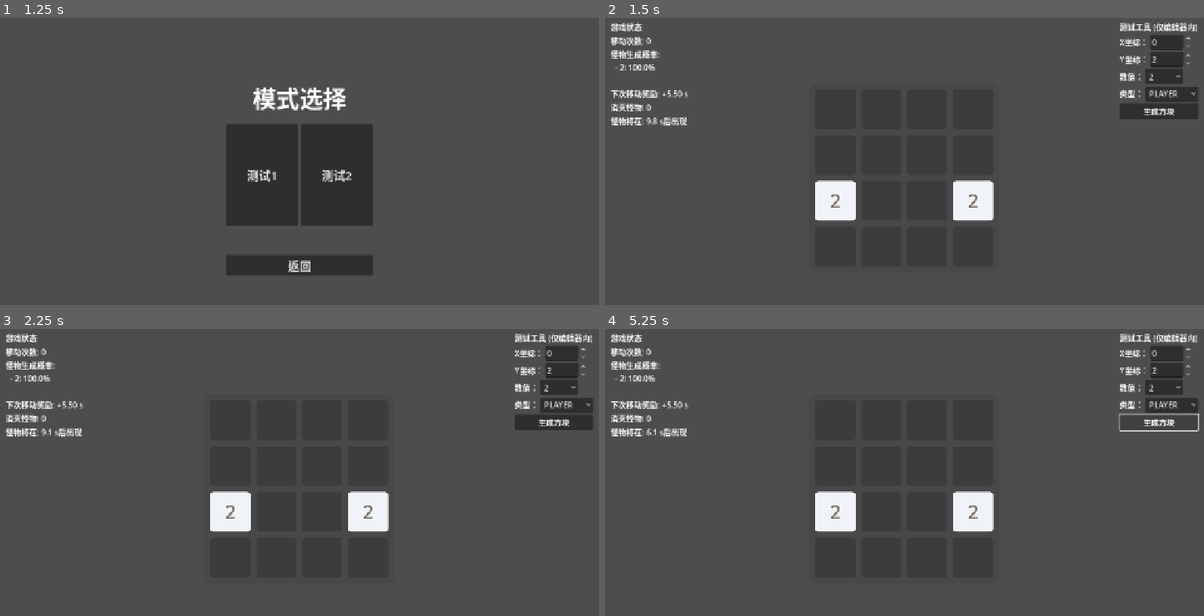
Above: before the commit, frames 1-4 (two rows, left to right).
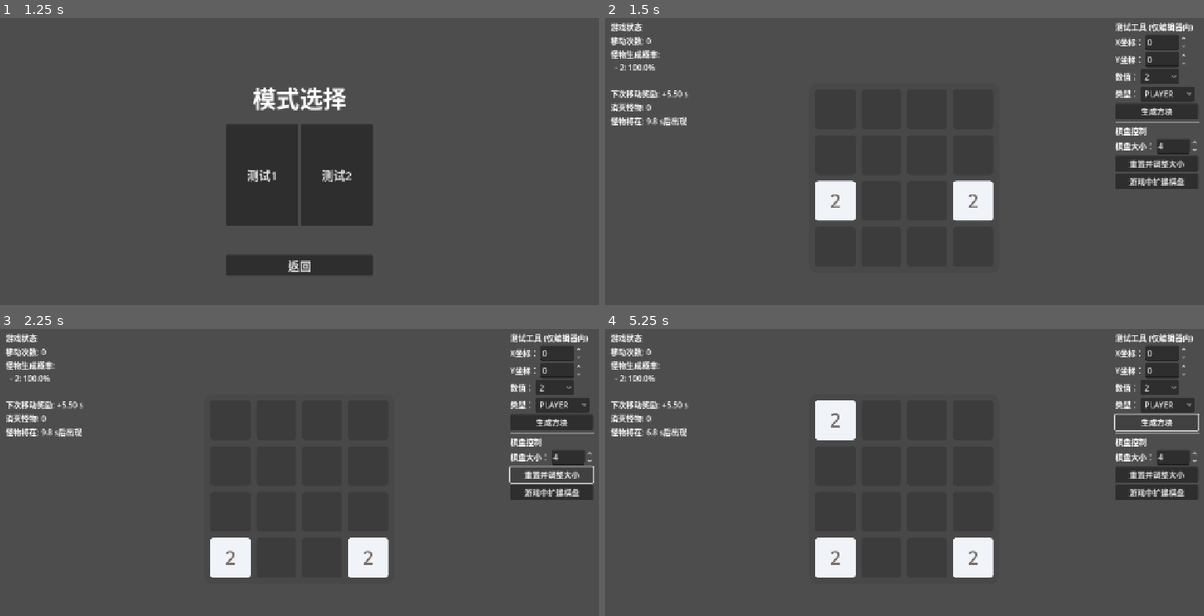
Above: after the commit, the same moments.

Repository: C76GN/2048-all-in-one
Game: Godot game, scene res://scenes/main_menu.tscn
Two runs of this game, one before a commit and one after it. Both use one fixed random seed, a clock stepped at 60 frames per second and the inputs below.
Inputs (mouse positions are in pixels of both pictures, inside the frame that each line leads up to):
- Up to frame 1 (1.25 s): click "开始游戏" at 0.5 s
- Up to frame 2 (1.5 s): click "测试1" at 1.25 s
- Up to frame 3 (2.25 s): click (551, 475) at 2 s, where only the run after the commit has a clickable "重置并调整大小"
- Up to frame 4 (5.25 s): click (1156, 492) at 2.75 s, where only the run after the commit has a clickable "游戏中扩建棋盘"; click "2" at 3.5 s; click "PLAYER" at 4.25 s; click "生成方块" at 5 s

Frame 1 is identical in both runs. In frame 2, 3.1% of the frame differs, in the area x 85-100%, y 1-60%; in frame 3, 6.7%; in frame 4, 7.9%, in the area x 7-100%, y 1-87%.

Commit message:
Add board resizing and expansion controls
Introduces UI controls and logic for resizing and expanding the game board during runtime. Refactors board size handling to use a variable grid size, adds related signals and handlers, and updates test panel and game mode scripts to support these new features. Improves flexibility for testing and debugging by allowing dynamic board size changes.

Diff:
--- a/scenes/test_panel.tscn
+++ b/scenes/test_panel.tscn
@@ -38,9 +38,7 @@
 [node name="PosYSpinBox" type="SpinBox" parent="HBoxContainer2"]
 unique_name_in_owner = true
 layout_mode = 2
-min_value = 2.0
-value = 2.0
-allow_greater = true
+max_value = 3.0
 
 [node name="HBoxContainer3" type="HBoxContainer" parent="."]
 layout_mode = 2
@@ -74,3 +72,35 @@
 unique_name_in_owner = true
 layout_mode = 2
 text = "生成方块"
+
+[node name="HSeparator" type="HSeparator" parent="."]
+layout_mode = 2
+
+[node name="Label" type="Label" parent="."]
+layout_mode = 2
+text = "棋盘控制"
+
+[node name="HBoxContainer5" type="HBoxContainer" parent="."]
+layout_mode = 2
+alignment = 1
+
+[node name="Label" type="Label" parent="HBoxContainer5"]
+layout_mode = 2
+text = "棋盘大小："
+
+[node name="GridSizeSpinBox" type="SpinBox" parent="HBoxContainer5"]
+unique_name_in_owner = true
+layout_mode = 2
+min_value = 3.0
+max_value = 25.0
+value = 4.0
+
+[node name="ResetResizeButton" type="Button" parent="."]
+unique_name_in_owner = true
+layout_mode = 2
+text = "重置并调整大小"
+
+[node name="LiveExpandButton" type="Button" parent="."]
+unique_name_in_owner = true
+layout_mode = 2
+text = "游戏中扩建棋盘"
--- a/scripts/game_board.gd
+++ b/scripts/game_board.gd
@@ -14,14 +14,14 @@
 signal game_lost
 ## 当一个怪物被消灭时（无论是战斗胜利还是同归于尽）发出。
 signal monster_killed
+## 当棋盘完成重置或扩建后发出，传递新的尺寸。
+signal board_resized(new_grid_size)
 
 # --- 常量与预加载资源 ---
 
 # 预加载方块场景，用于在运行时动态实例化。
 const TileScene = preload("res://scenes/tile.tscn")
 
-# 棋盘的尺寸（4x4）。
-const GRID_SIZE: int = 4
 # 每个单元格的像素尺寸。
 const CELL_SIZE: int = 100
 # 单元格之间的间距。
@@ -31,6 +31,8 @@
 
 # --- 核心数据 ---
 
+# 棋盘的尺寸
+var grid_size: int = 4
 # 二维数组，用于存储棋盘上所有方块节点的引用。'null'代表空格。
 var grid = []
 # 防止在窗口大小改变时重复初始化棋盘。
@@ -43,18 +45,16 @@
 # 棋盘容器，所有方块节点的父节点，方便统一管理和定位。
 @onready var board_container: Node2D = $BoardContainer
 
+# --- Godot 生命周期函数 ---
+
 ## Godot生命周期函数：当节点进入场景树时调用。
 func _ready() -> void:
-	# 初始化网格数据结构。
-	_initialize_grid()
-
 	# 连接 resized 信号，当本控件尺寸变化时更新内部布局。
 	resized.connect(_update_board_layout)
 	# 推迟一帧调用，以确保父容器已经完成了初始布局，赋予了本控件正确的尺寸。
-	call_deferred("_update_board_layout")
+	call_deferred("_initialize_board")
 
 # --- 公共接口 ---
-# 这些函数由外部节点（如游戏模式主脚本）调用，以控制游戏流程。
 
 ## 根据给定的方向向量处理一次完整的移动操作。
 ##
@@ -66,7 +66,7 @@
 	var new_grid_after_move = []
 
 	# 逐行处理旋转后的虚拟网格。
-	for row_index in GRID_SIZE:
+	for row_index in grid_size:
 		var current_row = grid_copy_for_move[row_index]
 		var result = _process_line(current_row)
 		var processed_row = result[0]
@@ -157,9 +157,13 @@
 ##
 ## @return: 返回最大的玩家方块数值；如果没有玩家方块，则返回0。
 func get_max_player_value() -> int:
+	# 安全检查：如果棋盘尚未完全初始化，则直接返回0，避免访问无效数据。
+	if not is_initialized:
+		return 0
+
 	var max_val = 0
-	for x in GRID_SIZE:
-		for y in GRID_SIZE:
+	for x in grid_size:
+		for y in grid_size:
 			var tile = grid[x][y]
 			# 确保方块存在、是玩家类型，并且其值大于当前记录的最大值。
 			if tile != null and tile.type == tile.TileType.PLAYER and tile.value > max_val:
@@ -173,7 +177,7 @@
 ## @param type: 方块的类型 (Tile.TileType.PLAYER 或 Tile.TileType.MONSTER)。
 func spawn_specific_tile(grid_pos: Vector2i, value: int, type: Tile.TileType) -> void:
 	# 检查坐标是否在棋盘有效范围内。
-	if not (grid_pos.x >= 0 and grid_pos.x < GRID_SIZE and grid_pos.y >= 0 and grid_pos.y < GRID_SIZE):
+	if not (grid_pos.x >= 0 and grid_pos.x < grid_size and grid_pos.y >= 0 and grid_pos.y < grid_size):
 		push_error("Spawn position is out of bounds.")
 		return
 
@@ -190,140 +194,75 @@
 	new_tile.position = _grid_to_pixel_center(grid_pos)
 	new_tile.animate_spawn()
 
-# --- 内部核心逻辑 ---
-
-## 当GameBoard控件尺寸改变时，重新计算所有内部元素的位置和缩放。
-func _update_board_layout() -> void:
-	# 计算棋盘内容的逻辑尺寸（无缩放时的理想尺寸）。
-	var grid_area_side = GRID_SIZE * CELL_SIZE + (GRID_SIZE - 1) * SPACING
-	var logical_board_side = grid_area_side + BOARD_PADDING * 2
-
-	# 获取当前控件的可用尺寸。
-	var current_size = self.size
-	if current_size.x == 0 or current_size.y == 0:
-		return # 尺寸尚未确定，避免除以零。
-
-	# 计算缩放比例，确保棋盘能等比缩放并完整显示。
-	var scale_ratio = min(current_size.x / logical_board_side, current_size.y / logical_board_side)
-
-	# 计算缩放后的尺寸和居中所需的偏移量。
-	var scaled_size = Vector2(logical_board_side, logical_board_side) * scale_ratio
-	var offset = (current_size - scaled_size) / 2.0
-
-	# 应用变换到背景Panel。
-	board_background.position = offset
-	board_background.size = scaled_size # 直接设置缩放后的尺寸
-
-	# 应用变换到方块容器Node2D。
-	board_container.position = offset + Vector2(BOARD_PADDING, BOARD_PADDING) * scale_ratio
-	board_container.scale = Vector2(scale_ratio, scale_ratio)
-
-	# 如果是第一次布局，则绘制背景格子并生成初始方块。
+## 重置整个棋盘并应用新的尺寸。
+##
+## @param new_size: 新的棋盘边长。
+func reset_and_resize(new_size: int) -> void:
+	# 清理旧的方块和背景单元格
+	for child in board_container.get_children():
+		child.queue_free()
+
+	grid.clear()
+	is_initialized = false
+	grid_size = new_size
+
+	# 重新开始初始化流程
+	_initialize_board()
+	board_resized.emit(grid_size)
+
+## 在游戏进行中扩建棋盘（只能变大）。
+##
+## @param new_size: 新的棋盘边长，必须大于当前尺寸。
+func live_expand(new_size: int) -> void:
+	if new_size <= grid_size:
+		push_warning("Live expand only supports increasing the grid size.")
+		return
+
+	var old_size = grid_size
+
+	# 步骤1: 更新数据结构
+	grid_size = new_size
+	# 扩展现有的列
+	for x in range(old_size):
+		grid[x].resize(grid_size)
+		grid[x].slice(old_size, grid_size - 1).fill(null)
+	# 添加新的行
+	grid.resize(grid_size)
+	for x in range(old_size, grid_size):
+		grid[x] = []
+		grid[x].resize(grid_size)
+		grid[x].fill(null)
+
+	# 步骤2: 执行动画
+	_animate_expansion(old_size, new_size)
+	board_resized.emit(grid_size)
+
+# --- 初始化与布局 ---
+
+## 首次初始化棋盘或在重置后重新初始化。
+func _initialize_board() -> void:
+	_initialize_grid()
+	_update_board_layout()
+	# 确保在第一次布局完成后才生成方块
 	if not is_initialized:
 		_draw_board_cells()
 		spawn_tile()
 		spawn_tile()
 		is_initialized = true
 
-
-## 遍历网格，返回所有玩家方块节点的数组。
-##
-## @return: 一个包含场景中所有玩家方块 (Tile) 节点的数组。
-func _get_all_player_tiles() -> Array:
-	var player_tiles = []
-	for x in GRID_SIZE:
-		for y in GRID_SIZE:
-			var tile = grid[x][y]
-			if tile != null and tile.type == tile.TileType.PLAYER:
-				player_tiles.append(tile)
-	return player_tiles
-
-## 遍历网格，返回所有怪物方块节点的数组。
-##
-## @return: 一个包含场景中所有怪物方块 (Tile) 节点的数组。
-func _get_all_monster_tiles() -> Array:
-	var monster_tiles = []
-	for x in GRID_SIZE:
-		for y in GRID_SIZE:
-			var tile = grid[x][y]
-			if tile != null and tile.type == tile.TileType.MONSTER:
-				monster_tiles.append(tile)
-	return monster_tiles
-
-## 初始化核心数据 `grid`，创建一个填满 'null' 的二维数组。
-func _initialize_grid():
-	grid.resize(GRID_SIZE)
-	for x in range(GRID_SIZE):
-		grid[x] = []
-		grid[x].resize(GRID_SIZE)
-		grid[x].fill(null)
-
-## 绘制棋盘的灰色背景单元格，作为视觉基础。
-func _draw_board_cells():
-	for x in GRID_SIZE:
-		for y in GRID_SIZE:
-			var cell_bg = Panel.new()
-			var stylebox = StyleBoxFlat.new()
-			stylebox.bg_color = Color("3c3c3c")
-			stylebox.corner_radius_top_left = 8
-			stylebox.corner_radius_top_right = 8
-			stylebox.corner_radius_bottom_right = 8
-			stylebox.corner_radius_bottom_left = 8
-			cell_bg.add_theme_stylebox_override("panel", stylebox)
-
-			cell_bg.size = Vector2(CELL_SIZE, CELL_SIZE)
-			# 计算每个背景格子在board_container内的局部坐标。
-			cell_bg.position = Vector2(x * (CELL_SIZE + SPACING), y * (CELL_SIZE + SPACING))
-			board_container.add_child(cell_bg)
-
-## 遍历整个网格，返回所有空格子坐标的数组。
-##
-## @return: 一个包含所有空单元格 Vector2i 坐标的数组。
-func _get_empty_cells() -> Array:
-	var empty_cells = []
-	for x in range(GRID_SIZE):
-		for y in range(GRID_SIZE):
-			if grid[x][y] == null:
-				empty_cells.append(Vector2i(x, y))
-	return empty_cells
-
-## 根据移动方向，返回一个旋转后的虚拟网格。
-## 这个技巧可以将所有方向的移动逻辑（上、下、右）统一为向左移动。
-##
-## @param direction: 移动方向向量。
-## @return: 一个新的二维数组，代表旋转后的网格。
-func _get_rotated_grid(direction: Vector2i) -> Array:
-	var rotated_grid = []
-	rotated_grid.resize(GRID_SIZE)
-	for i in GRID_SIZE:
-		var line = []
-		for j in GRID_SIZE:
-			match direction:
-				Vector2i.LEFT: line.append(grid[j][i])
-				Vector2i.RIGHT: line.append(grid[GRID_SIZE - 1 - j][i])
-				Vector2i.UP: line.append(grid[i][j])
-				Vector2i.DOWN: line.append(grid[i][GRID_SIZE - 1 - j])
-		rotated_grid[i] = line
-	return rotated_grid
-
-## 将一个被旋转过的网格数据恢复到其原始的对应位置。
-##
-## @param rotated_grid: 经过 `_get_rotated_grid` 处理后的网格。
-## @param direction: 原始的移动方向。
-## @return: 恢复了正确方向的新网格数据。
-func _unrotate_grid(rotated_grid: Array, direction: Vector2i) -> Array:
-	var new_grid = []
-	new_grid.resize(GRID_SIZE)
-	for i in GRID_SIZE: new_grid[i] = []; new_grid[i].resize(GRID_SIZE)
-
-	for i in GRID_SIZE:
-		for j in GRID_SIZE:
-			match direction:
-				Vector2i.LEFT: new_grid[j][i] = rotated_grid[i][j]
-				Vector2i.RIGHT: new_grid[GRID_SIZE - 1 - j][i] = rotated_grid[i][j]
-				Vector2i.UP: new_grid[i][j] = rotated_grid[i][j]
-				Vector2i.DOWN: new_grid[i][GRID_SIZE - 1 - j] = rotated_grid[i][j]
-	return new_grid
+## 当GameBoard控件尺寸改变时，重新计算所有内部元素的位置和缩放。
+func _update_board_layout() -> void:
+	var layout_params = _calculate_layout_params(grid_size)
+	if layout_params.is_empty():
+		return
+
+	# 应用变换到背景Panel和方块容器Node2D。
+	board_background.position = layout_params.offset
+	board_background.size = layout_params.scaled_size
+	board_container.position = layout_params.offset + Vector2(BOARD_PADDING, BOARD_PADDING) * layout_params.scale_ratio
+	board_container.scale = Vector2(layout_params.scale_ratio, layout_params.scale_ratio)
+
+# --- 内部核心逻辑 ---
 
 ## 处理单行（或列）的移动、合并与战斗逻辑。这是整个游戏的核心算法。
 ##
@@ -382,7 +321,7 @@
 
 	# 步骤3: 用 'null' 填充行末的空格，使其恢复标准长度。
 	var result_line = merged_line.duplicate()
-	while result_line.size() < GRID_SIZE: result_line.append(null)
+	while result_line.size() < grid_size: result_line.append(null)
 
 	# 步骤4: 比较处理后的行与原始行，判断是否发生了实质性移动。
 	var has_moved = false
@@ -397,13 +336,44 @@
 
 	return [result_line, has_moved]
 
+## 检查游戏是否结束。
+## 仅在棋盘已满时触发检查，判断是否还有任何可能的移动。
+func _check_game_over() -> void:
+	# 如果棋盘仍有空位，游戏不可能结束。
+	if not _get_empty_cells().is_empty():
+		return
+
+	# 遍历棋盘，检查是否存在任何可能的移动（相邻方块可合并或战斗）。
+	for x in range(grid_size):
+		for y in range(grid_size):
+			var current_tile = grid[x][y]
+			if current_tile == null: continue
+
+			# 检查右侧相邻方块。
+			if x + 1 < grid_size:
+				var right_tile = grid[x + 1][y]
+				# 如果类型不同（可战斗）或类型相同且数值相等（可合并），则存在移动可能。
+				if right_tile != null and (current_tile.type != right_tile.type or current_tile.value == right_tile.value):
+					return # 找到一个可能移动，提前退出。
+
+			# 检查下方相邻方块。
+			if y + 1 < grid_size:
+				var down_tile = grid[x][y + 1]
+				if down_tile != null and (current_tile.type != down_tile.type or current_tile.value == down_tile.value):
+					return # 找到一个可能移动，提前退出。
+
+	# 如果遍历完所有方块都没有找到可移动的组合，则游戏失败。
+	game_lost.emit()
+
+# --- 视觉与动画 ---
+
 ## 根据 `grid` 数组中的数据，更新场景中所有方块节点的实际位置。
 ##
 ## @return: 返回一个包含所有活动移动动画 (Tween) 的数组。
 func _update_board_visuals() -> Array:
 	var active_tweens = []
-	for x in GRID_SIZE:
-		for y in GRID_SIZE:
+	for x in grid_size:
+		for y in grid_size:
 			if grid[x][y] != null:
 				var tile = grid[x][y]
 				var new_pixel_pos = _grid_to_pixel_center(Vector2i(x, y))
@@ -413,6 +383,178 @@
 					active_tweens.append(move_tween)
 	return active_tweens
 
+## 绘制棋盘的灰色背景单元格，作为视觉基础。
+func _draw_board_cells():
+	# 先清除旧的单元格背景
+	for child in board_container.get_children():
+		if child is Panel:
+			child.queue_free()
+
+	for x in grid_size:
+		for y in grid_size:
+			var cell_bg = Panel.new()
+			var stylebox = StyleBoxFlat.new()
+			stylebox.bg_color = Color("3c3c3c")
+			stylebox.corner_radius_top_left = 8
+			stylebox.corner_radius_top_right = 8
+			stylebox.corner_radius_bottom_right = 8
+			stylebox.corner_radius_bottom_left = 8
+			cell_bg.add_theme_stylebox_override("panel", stylebox)
+
+			cell_bg.size = Vector2(CELL_SIZE, CELL_SIZE)
+			cell_bg.position = Vector2(x * (CELL_SIZE + SPACING), y * (CELL_SIZE + SPACING))
+			board_container.add_child(cell_bg)
+			# 将背景格子置于底层
+			board_container.move_child(cell_bg, 0)
+
+## 执行棋盘扩建动画。
+func _animate_expansion(old_size: int, new_size: int) -> void:
+	# 步骤 1: 计算最终的布局参数
+	var final_layout = _calculate_layout_params(new_size)
+	if final_layout.is_empty(): return # 如果布局无效则提前退出
+
+	# 步骤 2: 创建并行动画，让所有容器的属性一步到位地过渡到最终状态
+	var main_tween = create_tween().set_parallel(true).set_trans(Tween.TRANS_SINE)
+
+	# 动画 2a: 背景面板平滑地移动到新位置并调整大小
+	main_tween.tween_property(board_background, "position", final_layout.offset, 0.3)
+	main_tween.tween_property(board_background, "size", final_layout.scaled_size, 0.3)
+
+	# 动画 2b: 方块容器也直接平滑地移动到新位置并缩放到最终比例
+	var final_container_pos = final_layout.offset + Vector2(BOARD_PADDING, BOARD_PADDING) * final_layout.scale_ratio
+	main_tween.tween_property(board_container, "position", final_container_pos, 0.3)
+	main_tween.tween_property(board_container, "scale", Vector2(final_layout.scale_ratio, final_layout.scale_ratio), 0.3)
+
+	# 等待主过渡动画完成
+	await main_tween.finished
+
+	# 步骤 3: 清理旧的背景格子
+	for child in board_container.get_children():
+		if child is Panel:
+			child.queue_free()
+
+	# 步骤 4: 创建并行动画，重新绘制所有背景格子，并为新格子添加出现动画
+	var new_cells_tween = create_tween().set_parallel(true)
+	for x in new_size:
+		for y in new_size:
+			var cell_bg = Panel.new()
+			var stylebox = StyleBoxFlat.new()
+			stylebox.bg_color = Color("3c3c3c")
+			stylebox.corner_radius_top_left = 8
+			stylebox.corner_radius_top_right = 8
+			stylebox.corner_radius_bottom_right = 8
+			stylebox.corner_radius_bottom_left = 8
+			cell_bg.add_theme_stylebox_override("panel", stylebox)
+
+			var final_size = Vector2(CELL_SIZE, CELL_SIZE)
+			var final_pos = Vector2(x * (CELL_SIZE + SPACING), y * (CELL_SIZE + SPACING))
+
+			board_container.add_child(cell_bg)
+			board_container.move_child(cell_bg, 0) # 确保在最底层
+
+			# 为新增加的格子创建“从中心扩大”的出现动画
+			if x >= old_size or y >= old_size:
+				var center_pos = final_pos + final_size / 2.0
+				cell_bg.size = Vector2.ZERO
+				cell_bg.position = center_pos
+
+				# 同时动画化 size 和 position，实现平滑的从中心放大效果
+				new_cells_tween.tween_property(cell_bg, "size", final_size, 0.2).set_delay(0.05 * (x + y))
+				new_cells_tween.tween_property(cell_bg, "position", final_pos, 0.2).set_delay(0.05 * (x + y))
+			# 对于原有的格子，直接设置最终状态，确保它们正确显示
+			else:
+				cell_bg.size = final_size
+				cell_bg.position = final_pos
+
+	# 等待新格子出现动画完成
+	await new_cells_tween.finished
+
+	# 步骤 5: 最后，调用一次视觉更新，确保所有数字方块都精确地在其网格位置上
+	_update_board_visuals()
+
+# --- 辅助函数 ---
+
+## 初始化核心数据 `grid`，创建一个填满 'null' 的二维数组。
+func _initialize_grid():
+	grid.resize(grid_size)
+	for x in range(grid_size):
+		grid[x] = []
+		grid[x].resize(grid_size)
+		grid[x].fill(null)
+
+## 遍历网格，返回所有玩家方块节点的数组。
+##
+## @return: 一个包含场景中所有玩家方块 (Tile) 节点的数组。
+func _get_all_player_tiles() -> Array:
+	var player_tiles = []
+	for x in grid_size:
+		for y in grid_size:
+			var tile = grid[x][y]
+			if tile != null and tile.type == tile.TileType.PLAYER:
+				player_tiles.append(tile)
+	return player_tiles
+
+## 遍历网格，返回所有怪物方块节点的数组。
+##
+## @return: 一个包含场景中所有怪物方块 (Tile) 节点的数组。
+func _get_all_monster_tiles() -> Array:
+	var monster_tiles = []
+	for x in grid_size:
+		for y in grid_size:
+			var tile = grid[x][y]
+			if tile != null and tile.type == tile.TileType.MONSTER:
+				monster_tiles.append(tile)
+	return monster_tiles
+
+## 遍历整个网格，返回所有空格子坐标的数组。
+##
+## @return: 一个包含所有空单元格 Vector2i 坐标的数组。
+func _get_empty_cells() -> Array:
+	var empty_cells = []
+	for x in range(grid_size):
+		for y in range(grid_size):
+			if grid[x][y] == null:
+				empty_cells.append(Vector2i(x, y))
+	return empty_cells
+
+## 根据移动方向，返回一个旋转后的虚拟网格。
+## 这个技巧可以将所有方向的移动逻辑（上、下、右）统一为向左移动。
+##
+## @param direction: 移动方向向量。
+## @return: 一个新的二维数组，代表旋转后的网格。
+func _get_rotated_grid(direction: Vector2i) -> Array:
+	var rotated_grid = []
+	rotated_grid.resize(grid_size)
+	for i in grid_size:
+		var line = []
+		for j in grid_size:
+			match direction:
+				Vector2i.LEFT: line.append(grid[j][i])
+				Vector2i.RIGHT: line.append(grid[grid_size - 1 - j][i])
+				Vector2i.UP: line.append(grid[i][j])
+				Vector2i.DOWN: line.append(grid[i][grid_size - 1 - j])
+		rotated_grid[i] = line
+	return rotated_grid
+
+## 将一个被旋转过的网格数据恢复到其原始的对应位置。
+##
+## @param rotated_grid: 经过 `_get_rotated_grid` 处理后的网格。
+## @param direction: 原始的移动方向。
+## @return: 恢复了正确方向的新网格数据。
+func _unrotate_grid(rotated_grid: Array, direction: Vector2i) -> Array:
+	var new_grid = []
+	new_grid.resize(grid_size)
+	for i in grid_size: new_grid[i] = []; new_grid[i].resize(grid_size)
+
+	for i in grid_size:
+		for j in grid_size:
+			match direction:
+				Vector2i.LEFT: new_grid[j][i] = rotated_grid[i][j]
+				Vector2i.RIGHT: new_grid[grid_size - 1 - j][i] = rotated_grid[i][j]
+				Vector2i.UP: new_grid[i][j] = rotated_grid[i][j]
+				Vector2i.DOWN: new_grid[i][grid_size - 1 - j] = rotated_grid[i][j]
+	return new_grid
+
 ## 将网格坐标转换为 board_container 内的局部像素坐标（返回格子中心点）。
 ##
 ## @param grid_pos: 网格坐标 (Vector2i)。
@@ -421,30 +563,24 @@
 	var top_left_pos = Vector2(grid_pos.x * (CELL_SIZE + SPACING), grid_pos.y * (CELL_SIZE + SPACING))
 	return top_left_pos + Vector2(CELL_SIZE / 2.0, CELL_SIZE / 2.0)
 
-## 检查游戏是否结束。
-## 仅在棋盘已满时触发检查，判断是否还有任何可能的移动。
-func _check_game_over() -> void:
-	# 如果棋盘仍有空位，游戏不可能结束。
-	if not _get_empty_cells().is_empty():
-		return
-
-	# 遍历棋盘，检查是否存在任何可能的移动（相邻方块可合并或战斗）。
-	for x in range(GRID_SIZE):
-		for y in range(GRID_SIZE):
-			var current_tile = grid[x][y]
-
-			# 检查右侧相邻方块。
-			if x + 1 < GRID_SIZE:
-				var right_tile = grid[x + 1][y]
-				# 如果类型不同（可战斗）或类型相同且数值相等（可合并），则存在移动可能。
-				if right_tile != null and (current_tile.type != right_tile.type or current_tile.value == right_tile.value):
-					return # 找到一个可能移动，提前退出。
-
-			# 检查下方相邻方块。
-			if y + 1 < GRID_SIZE:
-				var down_tile = grid[x][y + 1]
-				if down_tile != null and (current_tile.type != down_tile.type or current_tile.value == down_tile.value):
-					return # 找到一个可能移动，提前退出。
-
-	# 如果遍历完所有方块都没有找到可移动的组合，则游戏失败。
-	game_lost.emit()
+## [辅助函数] 抽离出布局计算逻辑，方便复用。
+##
+## @param p_size: 用于计算的棋盘边长。
+## @return: 一个包含 scale_ratio, scaled_size, offset 的字典。
+func _calculate_layout_params(p_size: int) -> Dictionary:
+	var grid_area_side = p_size * CELL_SIZE + (p_size - 1) * SPACING
+	var logical_board_side = grid_area_side + BOARD_PADDING * 2
+
+	var current_size = self.size
+	if current_size.x == 0 or current_size.y == 0:
+		return {}
+
+	var scale_ratio = min(current_size.x / logical_board_side, current_size.y / logical_board_side)
+	var scaled_size = Vector2(logical_board_side, logical_board_side) * scale_ratio
+	var offset = (current_size - scaled_size) / 2.0
+
+	return {
+		"scale_ratio": scale_ratio,
+		"scaled_size": scaled_size,
+		"offset": offset
+	}
--- a/scripts/modes/test_mode_1.gd
+++ b/scripts/modes/test_mode_1.gd
@@ -48,6 +48,7 @@
 	pause_menu.return_to_main_menu.connect(_on_return_to_main_menu)
 	game_over_menu.restart_game.connect(_on_restart_game)
 	game_over_menu.return_to_main_menu.connect(_on_return_to_main_menu)
+	game_board.board_resized.connect(_on_board_resized)
 
 	# 步骤2: 初始化并启动游戏核心机制。
 	_setup_monster_timer()
@@ -105,6 +106,8 @@
 	if OS.has_feature("editor"):
 		test_panel.visible = true
 		test_panel.spawn_requested.connect(_on_test_panel_spawn_requested)
+		test_panel.reset_and_resize_requested.connect(_on_reset_and_resize_requested)
+		test_panel.live_expand_requested.connect(_on_live_expand_requested)
 	else:
 		# 在导出的游戏中，自动隐藏测试面板。
 		test_panel.visible = false
@@ -194,6 +197,27 @@
 	# 操作完成后更新统计信息。
 	_update_stats_display()
 
+## 当TestPanel请求重置并调整大小时调用。
+func _on_reset_and_resize_requested(new_size: int) -> void:
+	# 这是一个完整的游戏重置
+	is_game_over = false
+	move_count = 0
+	monsters_killed = 0
+
+	# 调用GameBoard的重置函数
+	game_board.reset_and_resize(new_size)
+
+	# 重启计时器和UI
+	monster_spawn_timer.start(INITIAL_SPAWN_INTERVAL)
+	_update_stats_display()
+	game_over_menu.close()
+
+## 当TestPanel请求在游戏中扩建时调用。
+func _on_live_expand_requested(new_size: int) -> void:
+	# 仅在游戏未结束且未暂停时允许扩建
+	if not is_game_over and not get_tree().paused:
+		game_board.live_expand(new_size)
+
 # --- 菜单信号处理 ---
 
 ## 响应 PauseMenu 发出的 `resume_game` 信号。
@@ -213,6 +237,14 @@
 	# 同样，在切换场景前取消暂停
 	get_tree().paused = false
 	GlobalGameManager.goto_scene("res://scenes/main_menu.tscn")
+
+# --- 棋盘信号处理 ---
+
+## 当 GameBoard 发出 `board_resized` 信号时被调用。
+func _on_board_resized(new_size: int) -> void:
+	# 将尺寸变化通知给测试面板，让它更新UI
+	if OS.has_feature("editor") and test_panel:
+		test_panel.update_coordinate_limits(new_size)
 
 # --- UI 更新 ---
 
--- a/scripts/ui/test_panel.gd
+++ b/scripts/ui/test_panel.gd
@@ -3,8 +3,7 @@
 ## TestPanel: 一个仅在编辑器中使用的测试和调试工具面板。
 ##
 ## 该脚本负责管理测试面板的UI交互。它允许开发者在运行时手动指定
-## 方块的坐标、数值和类型，然后通过发出一个信号来请求在棋盘上生成该方块。
-## 游戏控制器 (TestMode1) 会监听此信号并执行相应的操作。
+## 方块的坐标、数值和类型，或调整棋盘大小，然后通过发出信号来请求执行相应操作。
 extends VBoxContainer
 
 # --- 信号定义 ---
@@ -12,6 +11,10 @@
 ## 当用户点击“生成方块”按钮时发出。
 ## 它会携带生成方块所需的所有信息，供监听者使用。
 signal spawn_requested(grid_pos: Vector2i, value: int, type_index: int)
+## 当用户请求重置棋盘并使用新尺寸时发出。
+signal reset_and_resize_requested(new_size: int)
+## 当用户请求在游戏过程中扩建棋盘时发出。
+signal live_expand_requested(new_size: int)
 
 # --- 节点引用 ---
 
@@ -21,12 +24,18 @@
 @onready var value_option_button: OptionButton = %ValueOptionButton
 @onready var type_option_button: OptionButton = %TypeOptionButton
 @onready var spawn_button: Button = %SpawnButton
+@onready var grid_size_spinbox: SpinBox = %GridSizeSpinBox
+@onready var reset_resize_button: Button = %ResetResizeButton
+@onready var live_expand_button: Button = %LiveExpandButton
 
 
 ## Godot生命周期函数：当节点进入场景树时调用。
 func _ready() -> void:
 	# 连接“生成方块”按钮的 `pressed` 信号到处理函数。
 	spawn_button.pressed.connect(_on_spawn_button_pressed)
+	# 连接棋盘大小调整相关按钮的信号
+	reset_resize_button.pressed.connect(_on_reset_resize_button_pressed)
+	live_expand_button.pressed.connect(_on_live_expand_button_pressed)
 	# 动态地用2的幂次方数值填充“数值”下拉列表。
 	_populate_value_options()
 
@@ -51,3 +60,25 @@
 
 	# 步骤2: 发出 `spawn_requested` 信号，并将收集到的数据作为参数广播出去。
 	spawn_requested.emit(pos, value, type_index)
+
+## 响应“重置并调整大小”按钮的点击事件。
+func _on_reset_resize_button_pressed() -> void:
+	var new_size = int(grid_size_spinbox.value)
+	reset_and_resize_requested.emit(new_size)
+
+## 响应“游戏中扩建棋盘”按钮的点击事件。
+func _on_live_expand_button_pressed() -> void:
+	var new_size = int(grid_size_spinbox.value)
+	live_expand_requested.emit(new_size)
+
+# --- 公共接口 ---
+
+## 更新生成方块坐标选择器的上限值。
+func update_coordinate_limits(new_grid_size: int) -> void:
+	var max_coord = new_grid_size - 1
+	pos_x_spinbox.max_value = max_coord
+	pos_y_spinbox.max_value = max_coord
+
+	# 同时限制当前值，防止因缩小棋盘导致值超出范围
+	pos_x_spinbox.value = min(pos_x_spinbox.value, max_coord)
+	pos_y_spinbox.value = min(pos_y_spinbox.value, max_coord)
